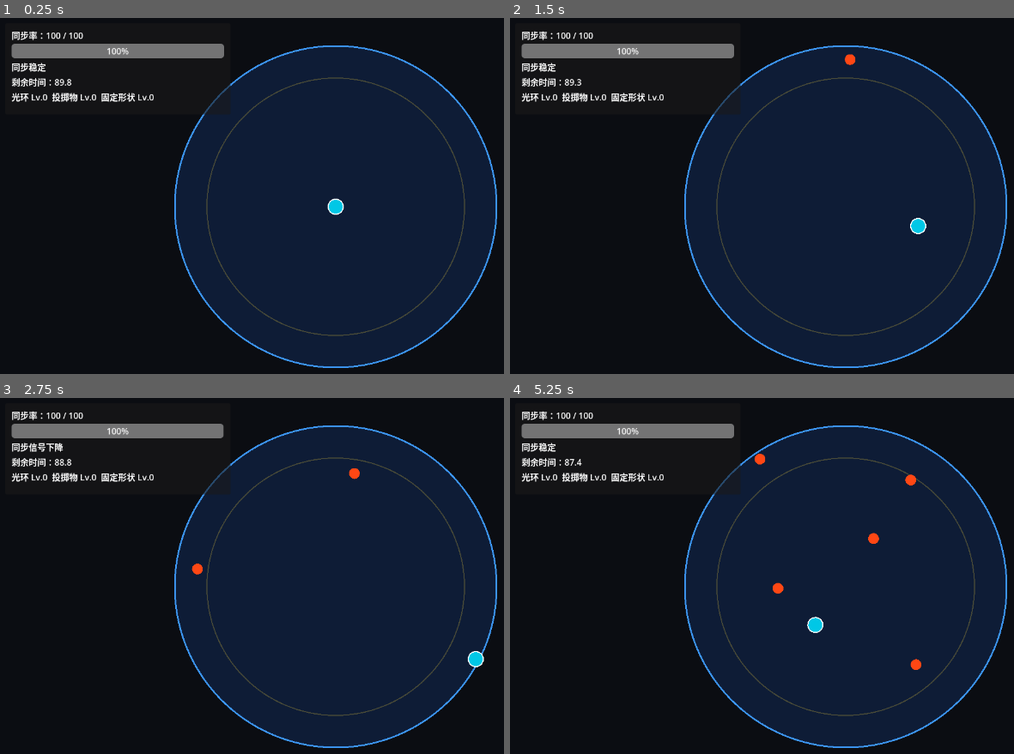
Above: before the commit, frames 1-4 (two rows, left to right).
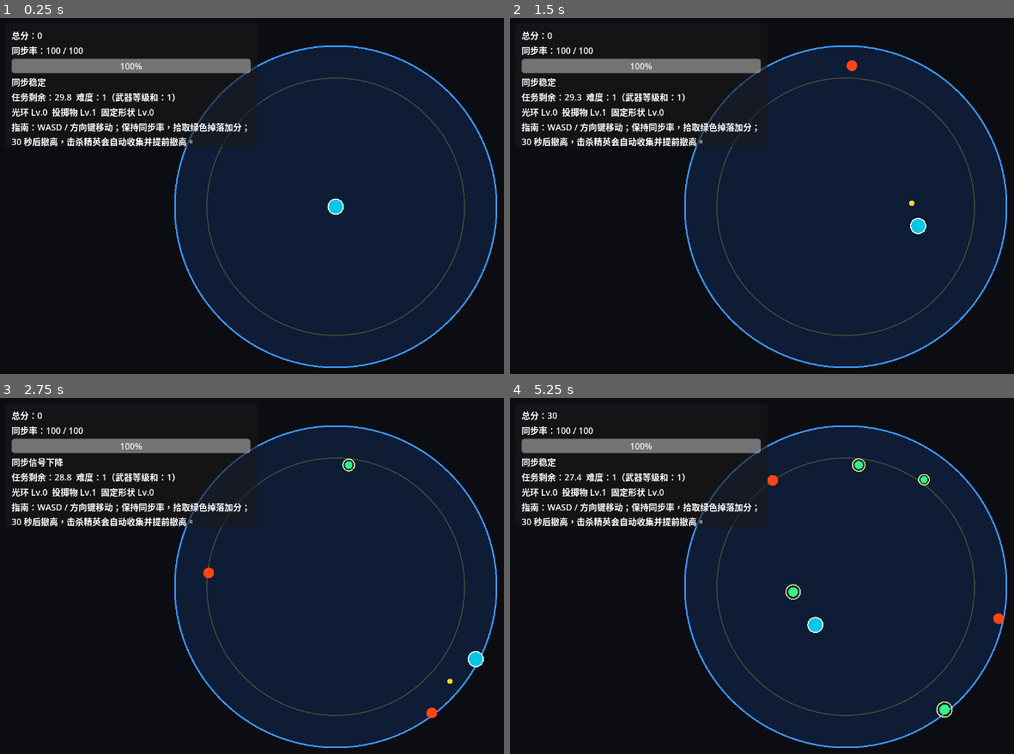
Above: after the commit, the same moments.

Repository: Ri0n72Y/tv-survivor
Game: Godot game, scene res://scenes/battle/BattleScene.tscn
Same seed, same stepped clock (60 frames per second), same inputs: the game is played once before the commit and once after it. This scene is started directly instead of the project's main scene.
Inputs (mouse positions are in pixels of both pictures, inside the frame that each line leads up to):
- Up to frame 1 (0.25 s): no input
- Up to frame 2 (1.5 s): tap Enter at 0.5 s; move the mouse to (998, 188) at 0.52 s; hold D 0.53-1.28 s; hold R 0.53-1.28 s; click (998, 188) at 0.67 s; move the mouse to (706, 224) at 1.27 s; hold S from 1.28 s (still down); tap R at 1.35 s; click (706, 224) at 1.42 s
- Up to frame 3 (2.75 s): move the mouse to (403, 501) at 2.02 s; release S at 2.03 s; hold D from 2.03 s (still down); hold R from 2.03 s (still down); click (403, 501) at 2.17 s
- Up to frame 4 (5.25 s): move the mouse to (812, 665) at 2.77 s; release D at 2.78 s; release R at 2.78 s; hold W 2.78-3.53 s; tap R at 2.85, 4.35 s; click (812, 665) at 2.92 s; move the mouse to (outside the picture) at 3.52 s; hold R 3.53-4.28 s; hold A 3.53-5.03 s; click (outside the picture) at 3.67 s; move the mouse to (641, 529) at 4.27 s; click (641, 529) at 4.42 s; move the mouse to (877, 586) at 5.02 s; hold S from 5.03 s (still down); hold R from 5.03 s (still down); click (877, 586) at 5.17 s

The runs differ from the first frame. In frame 1, 6.4% of the frame differs, in the area x 2-52%, y 3-37%; in frame 2, 6.5%; in frame 3, 6.7%; in frame 4, 7.1%, in the area x 2-99%, y 3-90%.

Commit message:
Add battle collision volumes and starter projectile

Diff:
--- a/scenes/battle/BattleScene.gd
+++ b/scenes/battle/BattleScene.gd
@@ -8,6 +8,7 @@
 const PLAYER_SCENE := preload("res://scenes/battle/PlayerAvatar.tscn")
 const HUD_SCENE := preload("res://scenes/ui/BattleHud.tscn")
 const WEAPON_MANAGER_SCENE := preload("res://scenes/weapons/WeaponManager.tscn")
+const COLLECTIBLE_DROP_SCENE := preload("res://scenes/battle/CollectibleDrop.gd")
 
 var signal_center := Vector2(640, 360)
 var player: PlayerAvatar
@@ -16,13 +17,19 @@
 var spawner: EnemySpawner
 var weapon_manager: WeaponManager
 var enemies: Array = []
-var remaining_time := Constants.BATTLE_DURATION
+var drops: Array = []
+var task_time_left := Constants.TASK_DURATION
+var extraction_time_left := Constants.EXTRACTION_COUNTDOWN
+var extraction_active := false
 var finished := false
+var difficulty_level := 0
 
 func _ready() -> void:
 	_build_scene()
 	sync_controller.setup(RunState.next_battle_initial_sync)
+	_update_difficulty()
 	spawner.start()
+	_update_hud()
 
 func _process(delta: float) -> void:
 	if finished:
@@ -34,13 +41,19 @@
 		# Debug-only escape hatch for fast editor iteration; not part of formal win/loss flow.
 		_finish(false)
 		return
-	remaining_time = maxf(0.0, remaining_time - delta)
 	_update_sync(delta)
+	if extraction_active:
+		extraction_time_left = maxf(0.0, extraction_time_left - delta)
+		if extraction_time_left <= 0.0:
+			_finish(true)
+	else:
+		task_time_left = maxf(0.0, task_time_left - delta)
+		_update_difficulty()
+		if task_time_left <= 0.0:
+			_start_extraction()
 	_update_hud()
 	if sync_controller.sync_rate <= 0.0:
 		_finish(false)
-	elif remaining_time <= 0.0:
-		_finish(true)
 
 func _build_scene() -> void:
 	var background := ColorRect.new()
@@ -64,6 +77,18 @@
 	hud = HUD_SCENE.instantiate()
 	add_child(hud)
 
+func _update_difficulty() -> void:
+	var elapsed := Constants.TASK_DURATION - task_time_left
+	var time_level := int(floor(elapsed / Constants.DIFFICULTY_STEP_SECONDS))
+	var weapon_level_sum := _get_weapon_level_sum()
+	var next_level := time_level + weapon_level_sum
+	if next_level != difficulty_level:
+		difficulty_level = next_level
+		spawner.set_difficulty(difficulty_level)
+
+func _get_weapon_level_sum() -> int:
+	return int(RunState.weapons["aura"]) + int(RunState.weapons["projectile"]) + int(RunState.weapons["shape"])
+
 func _update_sync(delta: float) -> void:
 	var distance := player.global_position.distance_to(signal_center)
 	sync_controller.update(delta, distance)
@@ -78,8 +103,9 @@
 		if is_instance_valid(enemy) and enemy is EliteEnemy:
 			elite_ratio = enemy.get_hp_ratio()
 			break
+	var phase_text := "撤离倒计时：%.1f" % extraction_time_left if extraction_active else "任务剩余：%.1f  难度：%d（武器等级和：%d）" % [task_time_left, difficulty_level, _get_weapon_level_sum()]
 	if hud.has_method("update_hud"):
-		hud.update_hud(sync_controller.sync_rate, sync_controller.signal_text, remaining_time, RunState.weapons, elite_ratio)
+		hud.update_hud(sync_controller.sync_rate, sync_controller.signal_text, phase_text, RunState.weapons, elite_ratio, RunState.total_score)
 
 func _on_enemy_spawned(enemy: Node) -> void:
 	enemies.append(enemy)
@@ -87,7 +113,37 @@
 	enemy.damaged_player.connect(_on_player_damaged)
 
 func _on_enemy_died(enemy: Node) -> void:
+	var is_elite := enemy is EliteEnemy
+	RunState.total_score += Constants.SCORE_ELITE_KILL if is_elite else Constants.SCORE_SMALL_KILL
+	_spawn_drop(enemy.global_position, Constants.SCORE_ELITE_DROP if is_elite else Constants.SCORE_SMALL_DROP)
 	enemies.erase(enemy)
+	if is_elite:
+		_collect_all_drops()
+		_start_extraction()
+
+func _spawn_drop(drop_position: Vector2, points: int) -> void:
+	var drop := COLLECTIBLE_DROP_SCENE.new()
+	drop.global_position = drop_position
+	add_child(drop)
+	drop.setup(points, player)
+	drop.collected.connect(_on_drop_collected)
+	drops.append(drop)
+
+func _on_drop_collected(drop: Node, points: int) -> void:
+	drops.erase(drop)
+	RunState.total_score += points
+
+func _collect_all_drops() -> void:
+	for drop in drops.duplicate():
+		if is_instance_valid(drop) and drop.has_method("collect"):
+			drop.collect()
+
+func _start_extraction() -> void:
+	if extraction_active:
+		return
+	extraction_active = true
+	extraction_time_left = Constants.EXTRACTION_COUNTDOWN
+	spawner.stop()
 
 func _on_player_damaged(amount: float) -> void:
 	sync_controller.apply_damage(amount)
--- /dev/null
+++ b/scenes/battle/CollectibleDrop.gd
@@ -0,0 +1,32 @@
+extends Node2D
+class_name CollectibleDrop
+
+signal collected(drop: Node, points: int)
+
+const Constants = preload("res://scripts/core/Constants.gd")
+
+var points := 0
+var player: Node2D
+var radius := 8.0
+var pulse_time := 0.0
+
+func setup(drop_points: int, target_player: Node2D) -> void:
+	points = drop_points
+	player = target_player
+
+func _process(delta: float) -> void:
+	pulse_time += delta
+	if is_instance_valid(player) and global_position.distance_to(player.global_position) <= Constants.COLLECTIBLE_PICKUP_RADIUS:
+		collect()
+	queue_redraw()
+
+func collect() -> void:
+	if not is_inside_tree():
+		return
+	collected.emit(self, points)
+	queue_free()
+
+func _draw() -> void:
+	var pulse := 1.0 + sin(pulse_time * 6.0) * 0.18
+	draw_circle(Vector2.ZERO, radius * pulse, Color(0.2, 0.95, 0.55))
+	draw_arc(Vector2.ZERO, (radius + 4.0) * pulse, 0.0, TAU, 28, Color(0.85, 1.0, 0.45), 2.0)
--- a/scenes/battle/PlayerAvatar.tscn
+++ b/scenes/battle/PlayerAvatar.tscn
@@ -6,6 +6,7 @@
 radius = 14.0
 
 [node name="PlayerAvatar" type="CharacterBody2D"]
+collision_mask = 2
 script = ExtResource("1")
 
 [node name="CollisionShape2D" type="CollisionShape2D" parent="."]
--- a/scenes/enemies/EliteEnemy.gd
+++ b/scenes/enemies/EliteEnemy.gd
@@ -12,19 +12,40 @@
 var damage: float = Constants.ELITE_DAMAGE
 var player: Node2D
 var contact_timer := 0.0
+var overlapping_player := false
 var radius := 22.0
 
 func setup(target_player: Node2D) -> void:
 	player = target_player
 
+func _ready() -> void:
+	body_entered.connect(_on_body_entered)
+	body_exited.connect(_on_body_exited)
+
 func _process(delta: float) -> void:
 	contact_timer = maxf(0.0, contact_timer - delta)
 	if is_instance_valid(player):
 		global_position += global_position.direction_to(player.global_position) * speed * delta
-		if global_position.distance_to(player.global_position) <= radius + 14.0 and contact_timer <= 0.0:
+		if overlapping_player and contact_timer <= 0.0:
 			contact_timer = Constants.ENEMY_CONTACT_COOLDOWN
 			damaged_player.emit(damage)
 	queue_redraw()
+
+func _on_body_entered(body: Node2D) -> void:
+	if body == player:
+		overlapping_player = true
+
+func _on_body_exited(body: Node2D) -> void:
+	if body == player:
+		overlapping_player = false
+
+func apply_difficulty(level: int) -> void:
+	var safe_level := maxi(0, level)
+	var hp_multiplier := 1.0 + float(safe_level) * Constants.ENEMY_DIFFICULTY_HP_MULTIPLIER
+	var speed_multiplier := 1.0 + float(safe_level) * Constants.ENEMY_DIFFICULTY_SPEED_MULTIPLIER
+	max_hp *= hp_multiplier
+	hp = max_hp
+	speed *= speed_multiplier
 
 func take_damage(amount: float) -> void:
 	hp -= amount
--- a/scenes/enemies/EliteEnemy.tscn
+++ b/scenes/enemies/EliteEnemy.tscn
@@ -6,6 +6,8 @@
 radius = 22.0
 
 [node name="EliteEnemy" type="Area2D"]
+collision_layer = 2
+collision_mask = 1
 script = ExtResource("1")
 
 [node name="CollisionShape2D" type="CollisionShape2D" parent="."]
--- a/scenes/enemies/SmallEnemy.gd
+++ b/scenes/enemies/SmallEnemy.gd
@@ -12,19 +12,40 @@
 var damage: float = Constants.SMALL_ENEMY_DAMAGE
 var player: Node2D
 var contact_timer := 0.0
+var overlapping_player := false
 var radius := 10.0
 
 func setup(target_player: Node2D) -> void:
 	player = target_player
 
+func _ready() -> void:
+	body_entered.connect(_on_body_entered)
+	body_exited.connect(_on_body_exited)
+
 func _process(delta: float) -> void:
 	contact_timer = maxf(0.0, contact_timer - delta)
 	if is_instance_valid(player):
 		global_position += global_position.direction_to(player.global_position) * speed * delta
-		if global_position.distance_to(player.global_position) <= radius + 14.0 and contact_timer <= 0.0:
+		if overlapping_player and contact_timer <= 0.0:
 			contact_timer = Constants.ENEMY_CONTACT_COOLDOWN
 			damaged_player.emit(damage)
 	queue_redraw()
+
+func _on_body_entered(body: Node2D) -> void:
+	if body == player:
+		overlapping_player = true
+
+func _on_body_exited(body: Node2D) -> void:
+	if body == player:
+		overlapping_player = false
+
+func apply_difficulty(level: int) -> void:
+	var safe_level := maxi(0, level)
+	var hp_multiplier := 1.0 + float(safe_level) * Constants.ENEMY_DIFFICULTY_HP_MULTIPLIER
+	var speed_multiplier := 1.0 + float(safe_level) * Constants.ENEMY_DIFFICULTY_SPEED_MULTIPLIER
+	max_hp *= hp_multiplier
+	hp = max_hp
+	speed *= speed_multiplier
 
 func take_damage(amount: float) -> void:
 	hp -= amount
--- a/scenes/enemies/SmallEnemy.tscn
+++ b/scenes/enemies/SmallEnemy.tscn
@@ -6,6 +6,8 @@
 radius = 10.0
 
 [node name="SmallEnemy" type="Area2D"]
+collision_layer = 2
+collision_mask = 1
 script = ExtResource("1")
 
 [node name="CollisionShape2D" type="CollisionShape2D" parent="."]
--- a/scenes/grid/GridCellView.gd
+++ b/scenes/grid/GridCellView.gd
@@ -1,6 +1,4 @@
 extends Control
-
-signal cell_clicked(cell_pos: Vector2i)
 
 var cell_data: Dictionary = {}
 var cell_pos: Vector2i = Vector2i.ZERO
@@ -8,7 +6,7 @@
 var mark_label: Label
 
 func _ready() -> void:
-	mouse_filter = Control.MOUSE_FILTER_STOP
+	mouse_filter = Control.MOUSE_FILTER_IGNORE
 	mark_label = Label.new()
 	mark_label.horizontal_alignment = HORIZONTAL_ALIGNMENT_CENTER
 	mark_label.vertical_alignment = VERTICAL_ALIGNMENT_CENTER
@@ -22,10 +20,6 @@
 	is_player_here = player_here
 	_update_label()
 	queue_redraw()
-
-func _gui_input(event: InputEvent) -> void:
-	if event is InputEventMouseButton and event.pressed and event.button_index == MOUSE_BUTTON_LEFT:
-		cell_clicked.emit(cell_pos)
 
 func _draw() -> void:
 	var rect := Rect2(Vector2.ZERO, size)
--- a/scenes/grid/GridScene.gd
+++ b/scenes/grid/GridScene.gd
@@ -9,6 +9,8 @@
 var title_label: Label
 var progress_label: Label
 var weapon_label: Label
+var score_label: Label
+var guide_label: Label
 var message_label: Label
 var grid_container: GridContainer
 var victory_panel: Panel
@@ -75,8 +77,16 @@
 	weapon_label = Label.new()
 	root.add_child(weapon_label)
 
+	score_label = Label.new()
+	root.add_child(score_label)
+
+	guide_label = Label.new()
+	guide_label.autowrap_mode = TextServer.AUTOWRAP_WORD_SMART
+	guide_label.text = "操作指南：阵列界面使用 WASD / 方向键移动；只能进入已揭示的相邻非障碍格。主角默认拥有投掷物 Lv.1。进入任务点后，在战斗中移动角色、躲避敌人、收集绿色掉落物获得积分；击杀精英会自动收集全场掉落并触发撤离。R 重新开始。"
+	root.add_child(guide_label)
+
 	message_label = Label.new()
-	message_label.text = "点击已揭示的相邻格移动。"
+	message_label.text = "使用 WASD 或方向键移动到已揭示的相邻格。"
 	root.add_child(message_label)
 
 	grid_container = GridContainer.new()
@@ -117,6 +127,7 @@
 func _refresh_labels() -> void:
 	progress_label.text = "任务进度：%d/%d" % [RunState.completed_tasks, RunState.total_tasks]
 	weapon_label.text = "当前武器：光环 Lv.%d   投掷物 Lv.%d   固定形状 Lv.%d" % [RunState.weapons["aura"], RunState.weapons["projectile"], RunState.weapons["shape"]]
+	score_label.text = "总分：%d" % RunState.total_score
 
 func _refresh_grid() -> void:
 	for child in grid_container.get_children():
@@ -127,7 +138,6 @@
 			var pos := Vector2i(x, y)
 			var view := CELL_SCENE.instantiate()
 			grid_container.add_child(view)
-			view.cell_clicked.connect(_on_cell_clicked)
 			view.setup(RunState.grid_data[y][x], pos, pos == RunState.player_grid_pos)
 			cells.append(view)
 
@@ -139,11 +149,31 @@
 		var detail := victory_panel.get_node("VictoryBox/VictoryDetail") as Label
 		detail.text = "你完成了 3 个任务点。构筑：光环 Lv.%d / 投掷物 Lv.%d / 固定形状 Lv.%d" % [RunState.weapons["aura"], RunState.weapons["projectile"], RunState.weapons["shape"]]
 
-func _on_cell_clicked(pos: Vector2i) -> void:
+func _input(event: InputEvent) -> void:
 	if RunState.completed_tasks >= RunState.total_tasks:
 		return
+	if not (event is InputEventKey) or not event.pressed or event.echo:
+		return
+	var direction := Vector2i.ZERO
+	match event.keycode:
+		KEY_W, KEY_UP:
+			direction = Vector2i.UP
+		KEY_S, KEY_DOWN:
+			direction = Vector2i.DOWN
+		KEY_A, KEY_LEFT:
+			direction = Vector2i.LEFT
+		KEY_D, KEY_RIGHT:
+			direction = Vector2i.RIGHT
+		_:
+			return
+	get_viewport().set_input_as_handled()
+	_try_enter_cell(RunState.player_grid_pos + direction)
+
+func _try_enter_cell(pos: Vector2i) -> void:
+	if RunState.completed_tasks >= RunState.total_tasks:
+		return
 	if not _can_enter(pos):
-		message_label.text = "只能进入已揭示、相邻、非障碍格。"
+		message_label.text = "只能用键盘进入已揭示、相邻、非障碍格。"
 		return
 	RunState.previous_grid_pos = RunState.player_grid_pos
 	RunState.player_grid_pos = pos
--- a/scenes/ui/BattleHud.gd
+++ b/scenes/ui/BattleHud.gd
@@ -4,14 +4,16 @@
 var sync_label: Label
 var signal_label: Label
 var time_label: Label
+var score_label: Label
 var weapon_label: Label
 var elite_bar: ProgressBar
 var elite_label: Label
+var guide_label: Label
 
 func _ready() -> void:
 	var panel := Panel.new()
 	panel.position = Vector2(24, 18)
-	panel.size = Vector2(420, 170)
+	panel.size = Vector2(470, 230)
 	add_child(panel)
 	var box := VBoxContainer.new()
 	box.set_anchors_and_offsets_preset(Control.PRESET_FULL_RECT)
@@ -20,6 +22,8 @@
 	box.offset_right = -12
 	box.offset_bottom = -10
 	panel.add_child(box)
+	score_label = Label.new()
+	box.add_child(score_label)
 	sync_label = Label.new()
 	box.add_child(sync_label)
 	sync_bar = ProgressBar.new()
@@ -31,6 +35,10 @@
 	box.add_child(time_label)
 	weapon_label = Label.new()
 	box.add_child(weapon_label)
+	guide_label = Label.new()
+	guide_label.autowrap_mode = TextServer.AUTOWRAP_WORD_SMART
+	guide_label.text = "指南：WASD / 方向键移动；保持同步率，拾取绿色掉落加分；30 秒后撤离，击杀精英会自动收集并提前撤离。"
+	box.add_child(guide_label)
 	elite_label = Label.new()
 	elite_label.text = "精英血量"
 	elite_label.visible = false
@@ -40,7 +48,8 @@
 	elite_bar.visible = false
 	box.add_child(elite_bar)
 
-func update_hud(sync_rate: float, signal_text: String, remaining_time: float, weapons: Dictionary, elite_ratio: float) -> void:
+func update_hud(sync_rate: float, signal_text: String, phase_text: String, weapons: Dictionary, elite_ratio: float, total_score: int) -> void:
+	score_label.text = "总分：%d" % total_score
 	sync_bar.value = sync_rate
 	sync_label.text = "同步率：%.0f / 100" % sync_rate
 	signal_label.text = signal_text
@@ -50,7 +59,7 @@
 		signal_label.add_theme_color_override("font_color", Color(1.0, 0.25, 0.2))
 	else:
 		signal_label.add_theme_color_override("font_color", Color.WHITE)
-	time_label.text = "剩余时间：%.1f" % remaining_time
+	time_label.text = phase_text
 	weapon_label.text = "光环 Lv.%d  投掷物 Lv.%d  固定形状 Lv.%d" % [weapons["aura"], weapons["projectile"], weapons["shape"]]
 	var has_elite := elite_ratio >= 0.0
 	elite_label.visible = has_elite
--- a/scripts/battle/EnemySpawner.gd
+++ b/scripts/battle/EnemySpawner.gd
@@ -16,6 +16,7 @@
 var elite_spawned := false
 var running := false
 var rng := RandomNumberGenerator.new()
+var difficulty_level := 0
 
 func setup(target_player: Node2D, parent: Node, signal_center: Vector2, signal_radius: float) -> void:
 	player = target_player
@@ -33,12 +34,16 @@
 func stop() -> void:
 	running = false
 
+func set_difficulty(level: int) -> void:
+	difficulty_level = maxi(0, level)
+
 func _process(delta: float) -> void:
 	if not running:
 		return
 	elapsed += delta
 	small_timer += delta
-	if small_timer >= Constants.SMALL_ENEMY_SPAWN_INTERVAL:
+	var spawn_interval: float = maxf(Constants.SMALL_ENEMY_MIN_SPAWN_INTERVAL, Constants.SMALL_ENEMY_SPAWN_INTERVAL - float(difficulty_level) * 0.15)
+	if small_timer >= spawn_interval:
 		small_timer = 0.0
 		_spawn(SMALL_ENEMY_SCENE)
 	if not elite_spawned and elapsed >= Constants.ELITE_SPAWN_TIME:
@@ -53,4 +58,6 @@
 	enemy.global_position = center + Vector2(cos(angle), sin(angle)) * radius
 	spawn_parent.add_child(enemy)
 	enemy.setup(player)
+	if enemy.has_method("apply_difficulty"):
+		enemy.apply_difficulty(difficulty_level)
 	enemy_spawned.emit(enemy)
--- a/scripts/core/Constants.gd
+++ b/scripts/core/Constants.gd
@@ -8,7 +8,9 @@
 const CHEST_COUNT := 3
 const OBSTACLE_COUNT := 7
 
-const BATTLE_DURATION := 90.0
+const TASK_DURATION := 30.0
+const EXTRACTION_COUNTDOWN := 3.0
+const DIFFICULTY_STEP_SECONDS := 10.0
 
 const SIGNAL_RADIUS := 300.0
 const SIGNAL_STABLE_RATIO := 0.6
@@ -26,12 +28,15 @@
 const SMALL_ENEMY_SPEED := 55.0
 const SMALL_ENEMY_DAMAGE := 5.0
 const SMALL_ENEMY_SPAWN_INTERVAL := 1.0
+const SMALL_ENEMY_MIN_SPAWN_INTERVAL := 0.35
+const ENEMY_DIFFICULTY_HP_MULTIPLIER := 0.18
+const ENEMY_DIFFICULTY_SPEED_MULTIPLIER := 0.10
 const ENEMY_CONTACT_COOLDOWN := 0.7
 
 const ELITE_HP := 300.0
 const ELITE_SPEED := 35.0
 const ELITE_DAMAGE := 15.0
-const ELITE_SPAWN_TIME := 45.0
+const ELITE_SPAWN_TIME := 20.0
 
 const AURA_RADIUS_LV := [0.0, 80.0, 100.0, 120.0]
 const AURA_DAMAGE_LV := [0.0, 3.0, 4.0, 5.0]
@@ -45,3 +50,9 @@
 const SHAPE_DAMAGE_LV := [0.0, 20.0, 28.0, 36.0]
 const SHAPE_COOLDOWN_LV := [0.0, 2.0, 1.8, 1.6]
 const SHAPE_DURATION := 0.4
+
+const SCORE_SMALL_KILL := 10
+const SCORE_ELITE_KILL := 100
+const SCORE_SMALL_DROP := 25
+const SCORE_ELITE_DROP := 150
+const COLLECTIBLE_PICKUP_RADIUS := 24.0
--- a/scripts/core/RunState.gd
+++ b/scripts/core/RunState.gd
@@ -11,10 +11,11 @@
 var total_tasks: int = 3
 
 var next_battle_initial_sync: float = 100.0
+var total_score: int = 0
 
 var weapons := {
 	"aura": 0,
-	"projectile": 0,
+	"projectile": 1,
 	"shape": 0,
 }
 
@@ -24,9 +25,10 @@
 	completed_tasks = 0
 	total_tasks = 3
 	next_battle_initial_sync = 100.0
+	total_score = 0
 	weapons = {
 		"aura": 0,
-		"projectile": 0,
+		"projectile": 1,
 		"shape": 0,
 	}
 	grid_data = []
Not shown, added: docs/user_guide.md
